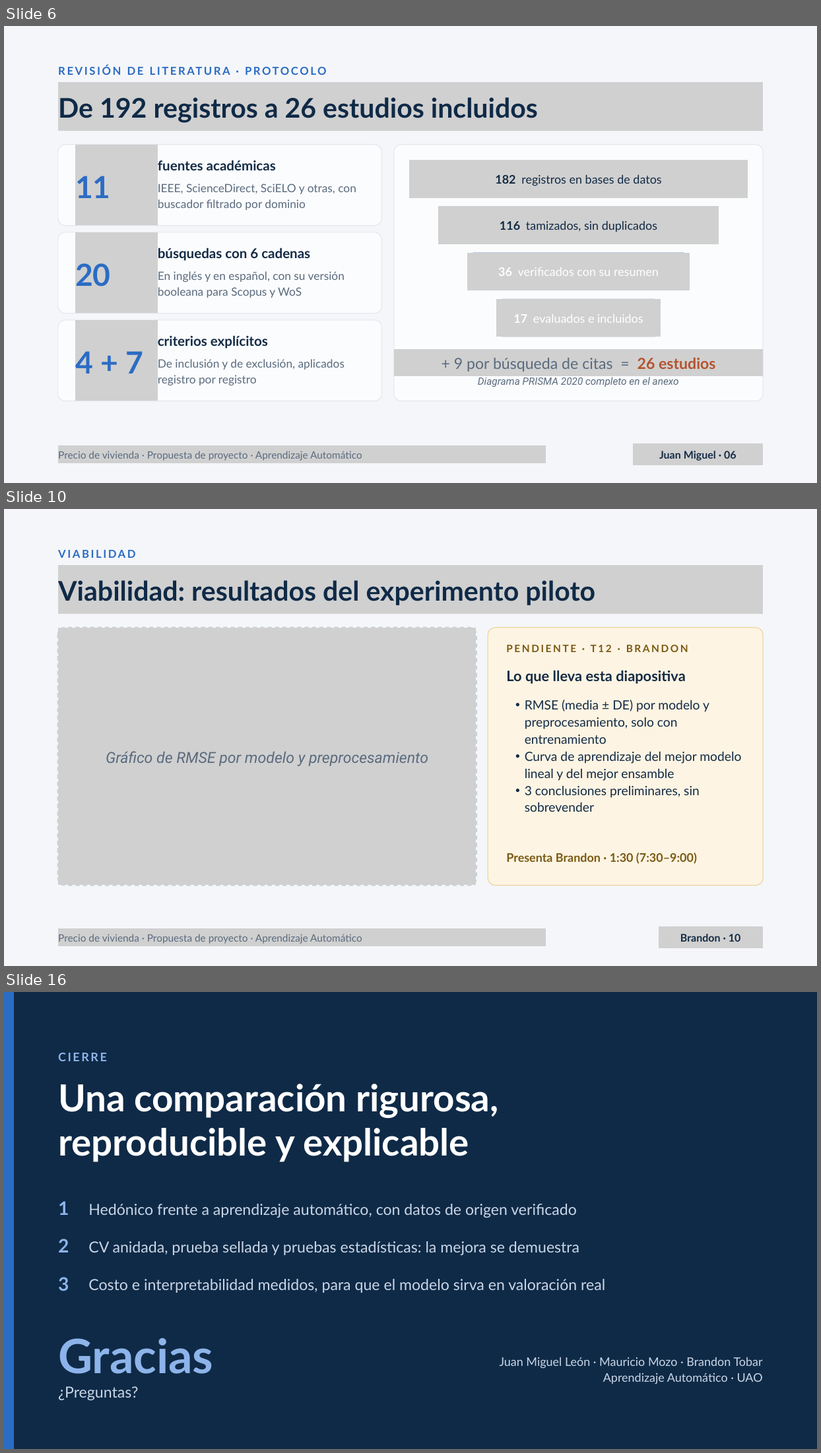
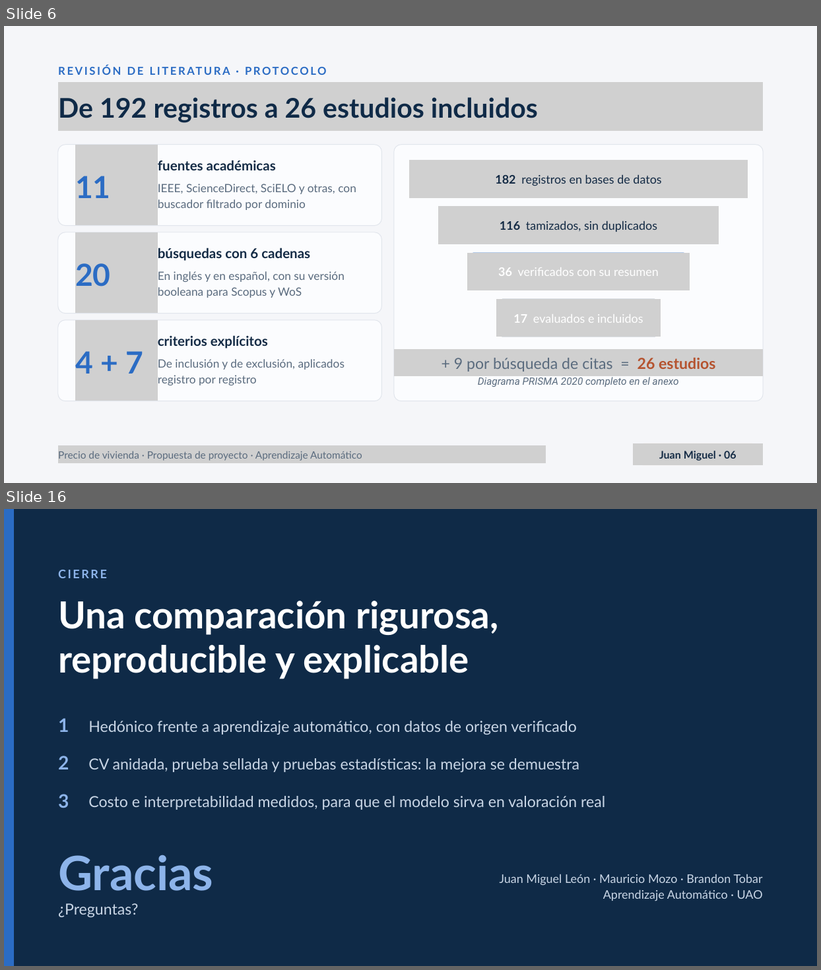
Before and after one commit to Juanm0331123/ml-precio-vivienda, a slide deck: docs/entregable_1/Propuesta_ML_Precio_Vivienda.pptx. Shown one above the other, each under a label of ours: slides 6, 10 and 16 before the commit, slides 6 and 16 after it; the slides between them are not shown. The pictures are 821x1453 and 821x970 pixels, drawn with LibreOffice and Linux fonts; fonts in the diff are those of the drawing; grey boxes stand for pictures. Boxes give left, top, right and bottom in pixels: in the first picture for what was removed or moved away, otherwise in the second. Text is boxed around its words. In the diff, an @@ line names an element or a change of style, - is before the commit and + after.

Commit message:
T13: versión final de las diapositivas exportada desde Canva

```diff
--- a/docs/entregable_1/Propuesta_ML_Precio_Vivienda.pptx
+++ b/docs/entregable_1/Propuesta_ML_Precio_Vivienda.pptx
@@ slide 10 removed at (4, 509, 817, 966), background #F5F6F9 @@
@@ text removed at (58, 550, 135, 558) @@
-VIABILIDAD
@@ picture removed at (58, 565, 762, 614) @@
@@ text removed at (58, 580, 595, 605) @@
-Viabilidad: resultados del experimento piloto
@@ freeform shape removed at (57, 627, 477, 886) @@
@@ picture removed at (58, 628, 476, 885) @@
@@ freeform shape removed at (488, 628, 763, 886) @@
@@ text removed at (506, 644, 688, 652) @@
-PENDIENTE · T12 · BRANDON
@@ text removed at (506, 670, 686, 684) @@
-Lo que lleva esta diapositiva
@@ text removed at (525, 700, 741, 812) @@
-  • RMSE (media ± DE) por modelo y preprocesamiento, solo con entrenamiento
-  • Curva de aprendizaje del mejor modelo lineal y del mejor ensamble
-  • 3 conclusiones preliminares, sin sobrevender
@@ text removed at (106, 751, 428, 766) @@
-Gráfico de RMSE por modelo y preprocesamiento
@@ text removed at (506, 853, 697, 864) @@
-Presenta Brandon · 1:30 (7:30–9:00)
@@ picture removed at (58, 929, 546, 947) @@
@@ text removed at (58, 934, 362, 944) @@
-Precio de vivienda · Propuesta de proyecto · Aprendizaje Automático
@@ freeform shape removed at (659, 927, 762, 949) @@
@@ picture removed at (659, 927, 762, 949) @@
@@ text removed at (680, 934, 741, 942) @@
-Brandon · 10
```
Also in this commit, not shown: 6 slides changed, 3 slides added, 2 other slides removed, 1 other file.
